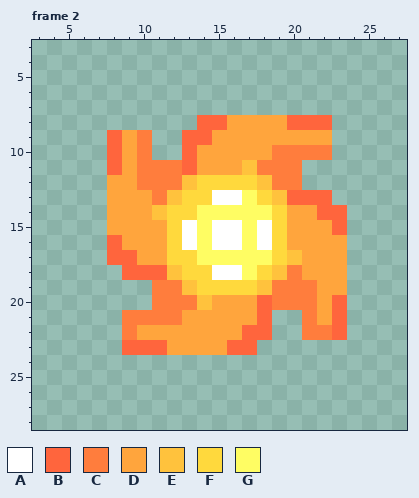
A pixel-art file gets an edit: assets/player/fireball.aseprite. Above, as it was before the edit.
32x32 pixels, 2 frames. Pixels under 10% opacity are left out. Colours within 5 levels of each other are drawn and written as one. Shown: frame 2: x 3..27, y 3..28. The commit also changed other frames, which this record leaves out.
Palette (. is transparent): A #ffffff  B #ff653d  C #ff7d3d  D #ffa53d  E #ffc23d  F #ffd93d  G #fffd63
Pixels before, frame 2, first column x 8:
 8 ......BBDDDDBBB.
 9 BDC..BBDDDDDDDD.
10 BDC..BDDDDDCCCC.
11 BDCCCBDDDECCC...
12 DDCCCEFFFFECC...
13 DDDCEFFAAGFEBBB.
14 DDDEFFGGGGGFDDBB
15 DDDDFAGAAGAFDDDB
16 BDDDFAGAAGAFDDDD
17 BBDDFFGGGGGFEDDD
18 .BBBEFFAAGFECDDD
19 ...CCEFFFFECCCDD
20 ...CCCEDDDBCCCDB
21 .CCCCDDDDDB..CDB
22 .CDDDDDDDBB..CCB
23 .BBBDDDDBB......
Now the later version:
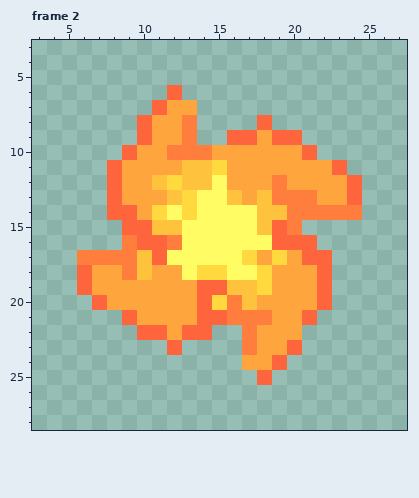
From the commit log: Lights on fireballs
Change:
Changed rows in their new state; - is an unchanged pixel.
Frame 2:
first column x 6:
 6 ------B------------
 7 -----BDD-----------
 8 ----BDDC....B....--
 9 --..BDDC..BB-BB..--
10 --.BDDCCC----DDB.--
11 ----DDDEEF-DDDDDDB-
12 --B-DEF-EGDDD-DDDDB
13 --B--D--GGEDECCCDDB
14 --BB-FG-----EECCCCC
15 --.BBEEG-GG-EBC...-
16 --.CBBCG-GG-GBBB..-
17 CCCCEBGG---FD-DBB.-
18 BDDCEDDG-FG--DD-B.-
19 BDDDDDDDBBEEFDDDB.-
20 -BDDDDDDBFCEDDDDB.-
21 ---BDDD-BBCCCDDB..-
22 ---.BB-BB..CDDD...-
23 ---...B....CDDB----
24 -----------DDB-----
25 ------------B------
Changed places in both pictures, as pixel boxes (x1, y1, x2, y2):
changed: (77, 85, 362, 385)
